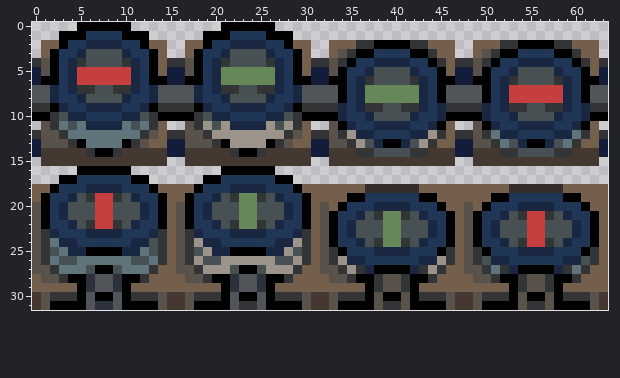
Two states of a pixel-art sprite, AnodyneSharp/AnodyneSharp.Shared/Content/textures/sprites/gadgets/moving_platform.png. The picture above was drawn from the file before the commit.
The file is 64x32 pixels.
The same view after the edit:
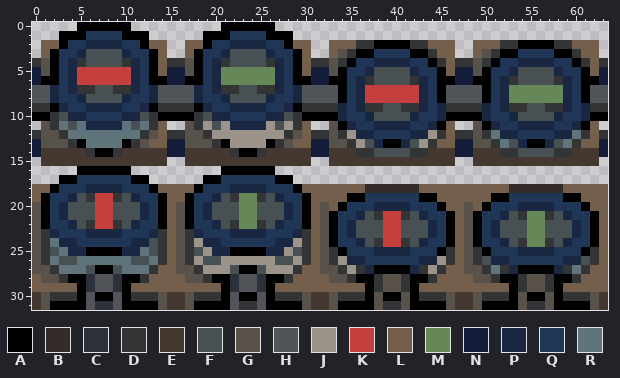
Palette (. is transparent): A #000000  B #332c29  C #2c313b  D #333436  E #453831  F #475053  G #58524b  H #515559  J #9c948b  K #c53f3f  L #735f4b  M #668758  N #131d3a  P #192743  Q #1f3656  R #60747b
The exact change:
@@ x 35..60 @@
  6 QPDFFFFDPQAANNAAQPDFFFFDPQ
- 7 QPMMMMMMPQAHHHHAQPKKKKKKPQ
- 8 QPMMMMMMPQAHHHHAQPKKKKKKPQ
+ 7 QPKKKKKKPQAHHHHAQPMMMMMMPQ
+ 8 QPKKKKKKPQAHHHHAQPMMMMMMPQ
  9 QPDDFFDDPQPDDDDPQPDDFFDDPQ
@@ x 37..58 @@
 20 QPPPPQQQALLGLAQQQPPPPQ
-21 FDMMDFPQQALGAQQPFDKKDF
-22 FFMMFFFPQALGAQPFFFKKFF
-23 FFMMFFFPQALGAQPFFFKKFF
-24 FDMMDFPQQALGAQQPFDKKDF
+21 FDKKDFPQQALGAQQPFDMMDF
+22 FFKKFFFPQALGAQPFFFMMFF
+23 FFKKFFFPQALGAQPFFFMMFF
+24 FDKKDFPQQALGAQQPFDMMDF
 25 QPPPPQQQADLGDAQQQPPPPQ
Pixel boxes of the changes (left, top, right, bottom) in both pictures:
changed: (365, 85, 419, 103)
changed: (509, 85, 563, 103)
changed: (383, 211, 401, 247)
changed: (527, 211, 545, 247)
